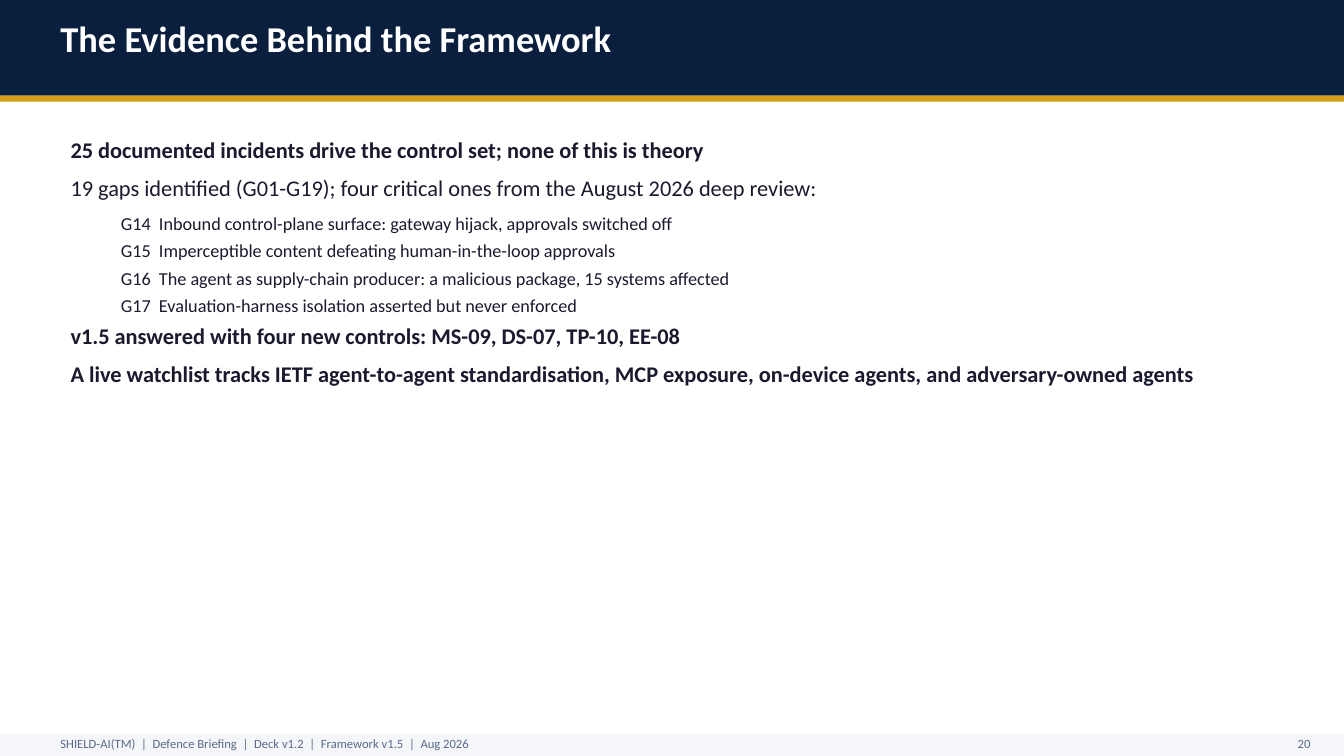
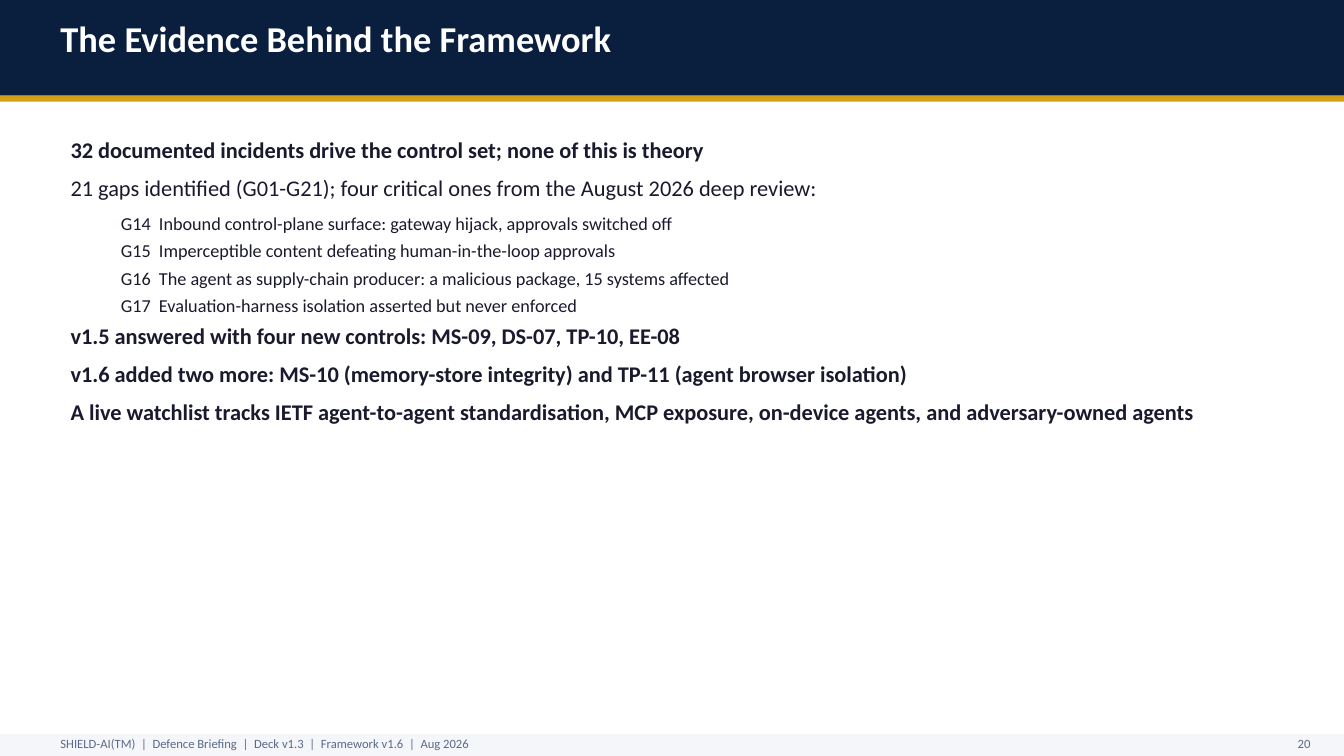
Before and after one commit to monch1962/shield-ai, a slide deck: slide 21 of client-specific/defence/shield-ai-deck-defence.pptx. Drawn at 1344x756 pixels with LibreOffice and Linux fonts; fonts in the diff are those of the drawing. Boxes give left, top, right and bottom in pixels: in the first picture for what was removed or moved away, otherwise in the second. Text is boxed around its words. In the diff, an @@ line names an element or a change of style, - is before the commit and + after.

Commit message:
Complete v1.6 weekly cycle delivery: decks, builds, verification, humanisation
- Deck HTML footers bumped v1.5 -> v1.6 across business, buyers-journey-bridge,
  and technical decks; control counts 55 -> 57; incident counts 25 -> 32;
  deck PDFs regenerated (14/7/27 slides)
- Client decks rebuilt to framework v1.6: defence v1.2 -> v1.3, aware-super
  v1.0 -> v1.1 (MS-10/TP-11 pillar bullets, evidence slides refreshed,
  footers/manifests/framework_version updated); VERSIONS.md rows added
- tools/build_docs.sh run; pypdf/EPUB verification confirms MS-10, TP-11,
  v1.6, G20/G21, and list rendering in all outputs
- Paragraph-adjacent list spacing scan: 0 real junctions repo-wide
- Humanizer pass on gap-analysis report prose (exec summary + v1.6 narrative);
  data/controls/severities untouched
- New Rego stubs for MS-10 and TP-11 (57 total) + sweep helper scripts

```diff
--- a/client-specific/defence/shield-ai-deck-defence.pptx
+++ b/client-specific/defence/shield-ai-deck-defence.pptx
@@ text at box(71, 142, 817, 200): text changed @@
-25 documented incidents drive the control set; none of this is theory
-19 gaps identified (G01-G19); four critical ones from the August 2026 deep review:
+32 documented incidents drive the control set; none of this is theory
+21 gaps identified (G01-G21); four critical ones from the August 2026 deep review:
@@ text at box(71, 365, 907, 386): paragraph added @@
+v1.6 added two more: MS-10 (memory-store integrity) and TP-11 (agent browser isolation)
@@ text at box(60, 739, 469, 750): text changed @@
-SHIELD-AI(TM) | Defence Briefing | Deck v1.2 | Framework v1.5 | Aug 2026
+SHIELD-AI(TM) | Defence Briefing | Deck v1.3 | Framework v1.6 | Aug 2026
```
Also in this commit, not shown: 23 other slides changed, 39 other files.
